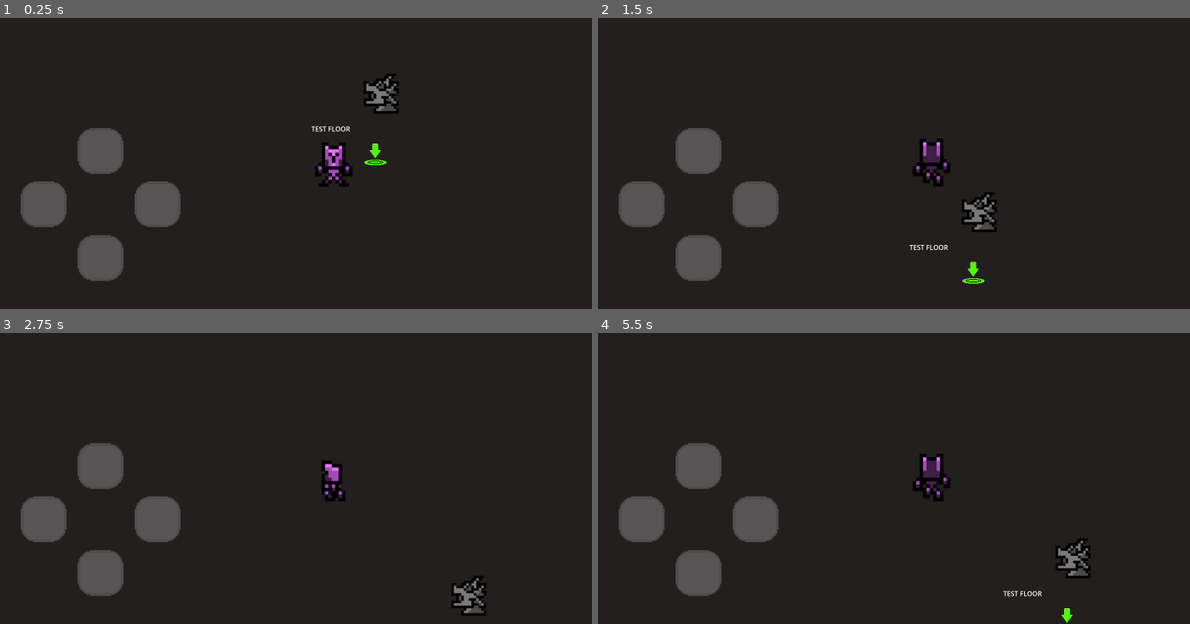
Above: before the commit, frames 1-4 (two rows, left to right).
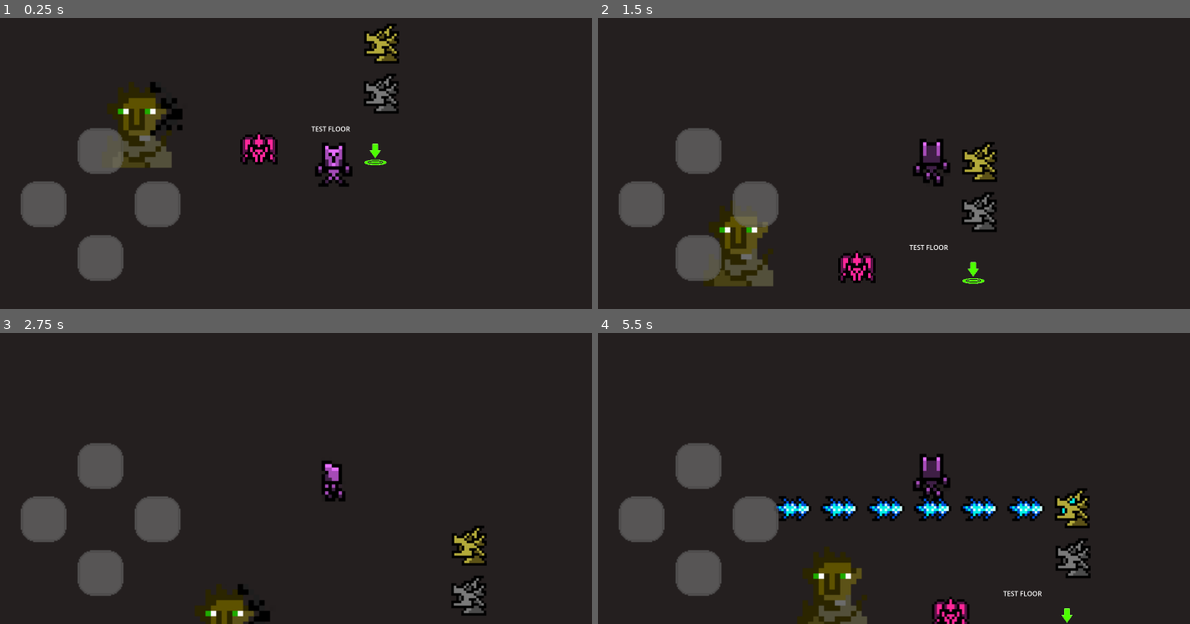
Above: after the commit, the same moments.

Repository: alain-cheng/MOBDEVE-MP
Game: Godot game, scene res://main.tscn
Two runs of this game, one before a commit and one after it. Both use one fixed random seed, a clock stepped at 60 frames per second and the inputs below.
Inputs:
- Up to frame 1 (0.25 s): no input
- Up to frame 2 (1.5 s): hold Up (ui_up) from 0.53 s (still down)
- Up to frame 3 (2.75 s): release Up (ui_up) at 2.03 s; hold Left (ui_left) from 2.03 s (still down)
- Up to frame 4 (5.5 s): release Left (ui_left) at 3.53 s; hold Down (ui_down) 3.53-4.28 s; hold Right (ui_right) 4.28-5.03 s; hold Up (ui_up) from 5.03 s (still down)

The runs differ from the first frame. In frame 1, 3.3% of the frame differs, in the area x 18-68%, y 2-52%; in frame 2, 3.0%; in frame 3, 1.6%; in frame 4, 5.0%, in the area x 30-84%, y 53-100%.

Commit message:
Added: Golden Dragon + Other Traps

Diff:
--- a/app/src/main/assets/floors/testFloor/testFloor.tscn
+++ b/app/src/main/assets/floors/testFloor/testFloor.tscn
@@ -1,9 +1,12 @@
-[gd_scene load_steps=5 format=3 uid="uid://bcsve4j4aqcdx"]
+[gd_scene load_steps=8 format=3 uid="uid://bcsve4j4aqcdx"]
 
 [ext_resource type="Script" path="res://floors/testFloor/testFloor.gd" id="1_nxxbc"]
 [ext_resource type="PackedScene" uid="uid://btymg45ij342p" path="res://player/Player.tscn" id="2_2g7rh"]
 [ext_resource type="PackedScene" uid="uid://owiom6kwwpmy" path="res://environment/interactive/end_point/End_Point.tscn" id="3_nxc6h"]
 [ext_resource type="PackedScene" uid="uid://42v35pmaar3w" path="res://traps/DragonGargoyle.tscn" id="4_nytpu"]
+[ext_resource type="PackedScene" uid="uid://u1ute5oe5d4n" path="res://traps/GoldenDragon.tscn" id="5_wny18"]
+[ext_resource type="PackedScene" uid="uid://b4avbltaqwlpm" path="res://traps/Kapre.tscn" id="6_bbujj"]
+[ext_resource type="PackedScene" uid="uid://df5kyj6v1bldp" path="res://traps/Manananggal.tscn" id="7_x32fs"]
 
 [node name="FloorTemplate" type="Node2D"]
 script = ExtResource("1_nxxbc")
@@ -25,3 +28,12 @@
 
 [node name="DragonGargoyle" parent="." instance=ExtResource("4_nytpu")]
 position = Vector2(730, 202)
+
+[node name="GoldenDragon" parent="." instance=ExtResource("5_wny18")]
+position = Vector2(708, 95)
+
+[node name="Kapre" parent="." instance=ExtResource("6_bbujj")]
+position = Vector2(163, 353)
+
+[node name="Manananggal" parent="." instance=ExtResource("7_x32fs")]
+position = Vector2(443, 333)
--- /dev/null
+++ b/app/src/main/assets/traps/GoldenDragon.gd
@@ -0,0 +1,38 @@
+extends CharacterBody2D
+
+@onready var animation = get_node("AnimatedSprite2D")
+@onready var timer = get_node("Timer")
+@onready var flame = $PlayerDetection/Flame
+var attack = false
+
+# Called when the node enters the scene tree for the first time.
+func _ready():
+	timer.set_wait_time(1)
+
+
+# Called every frame. 'delta' is the elapsed time since the previous frame.
+func _process(_delta):
+	if attack == true:
+		timer.start()
+		animation.play("attack")
+		flame.visible = not flame.visible
+	else:
+		animation.play("idle")
+		flame.visible = false
+
+
+func _on_player_detection_body_entered(body):
+	if body.name == "Player":
+		attack = true
+
+
+func _on_player_detection_body_exited(body):
+	if body.name == "Player":
+		attack = false
+
+
+func _on_timer_timeout():
+	pass # for now, since i couldnt figure out why the Timer node is not working
+	if attack == true:
+		animation.play("attack")
+		flame.visible = not flame.visible
--- /dev/null
+++ b/app/src/main/assets/traps/GoldenDragon.tscn
@@ -0,0 +1,101 @@
+[gd_scene load_steps=10 format=3 uid="uid://u1ute5oe5d4n"]
+
+[ext_resource type="Texture2D" uid="uid://30tyyfpif5w8" path="res://sprites/traps/GoldenDragon/GoldenDragon.png" id="1_7bbq8"]
+[ext_resource type="Script" path="res://traps/GoldenDragon.gd" id="1_xygku"]
+
+[sub_resource type="RectangleShape2D" id="RectangleShape2D_wlh1d"]
+size = Vector2(100, 20)
+
+[sub_resource type="AtlasTexture" id="AtlasTexture_rcufh"]
+atlas = ExtResource("1_7bbq8")
+region = Rect2(117, 0, 117, 111)
+
+[sub_resource type="AtlasTexture" id="AtlasTexture_fqnrd"]
+atlas = ExtResource("1_7bbq8")
+region = Rect2(0, 0, 117, 111)
+
+[sub_resource type="SpriteFrames" id="SpriteFrames_orwlu"]
+animations = [{
+"frames": [{
+"duration": 1.0,
+"texture": SubResource("AtlasTexture_rcufh")
+}],
+"loop": true,
+"name": &"attack",
+"speed": 5.0
+}, {
+"frames": [{
+"duration": 1.0,
+"texture": SubResource("AtlasTexture_fqnrd")
+}],
+"loop": true,
+"name": &"idle",
+"speed": 5.0
+}]
+
+[sub_resource type="RectangleShape2D" id="RectangleShape2D_bdsrq"]
+size = Vector2(672, 65)
+
+[sub_resource type="AtlasTexture" id="AtlasTexture_ehnth"]
+atlas = ExtResource("1_7bbq8")
+region = Rect2(234, 0, 117, 111)
+
+[sub_resource type="SpriteFrames" id="SpriteFrames_knucf"]
+animations = [{
+"frames": [{
+"duration": 1.0,
+"texture": SubResource("AtlasTexture_ehnth")
+}],
+"loop": true,
+"name": &"default",
+"speed": 5.0
+}]
+
+[node name="GoldenDragon" type="CharacterBody2D"]
+script = ExtResource("1_xygku")
+
+[node name="CollisionShape2D" type="CollisionShape2D" parent="."]
+position = Vector2(31, 26)
+shape = SubResource("RectangleShape2D_wlh1d")
+
+[node name="AnimatedSprite2D" type="AnimatedSprite2D" parent="."]
+position = Vector2(25, -19)
+sprite_frames = SubResource("SpriteFrames_orwlu")
+animation = &"attack"
+
+[node name="PlayerDetection" type="Area2D" parent="."]
+
+[node name="CollisionShape2D" type="CollisionShape2D" parent="PlayerDetection"]
+position = Vector2(-360, -16.5)
+shape = SubResource("RectangleShape2D_bdsrq")
+
+[node name="Flame" type="AnimatedSprite2D" parent="PlayerDetection"]
+visible = false
+position = Vector2(-80, -24)
+sprite_frames = SubResource("SpriteFrames_knucf")
+
+[node name="Flame" type="AnimatedSprite2D" parent="PlayerDetection/Flame"]
+position = Vector2(-112, 0)
+sprite_frames = SubResource("SpriteFrames_knucf")
+
+[node name="Flame" type="AnimatedSprite2D" parent="PlayerDetection/Flame/Flame"]
+position = Vector2(-112, 0)
+sprite_frames = SubResource("SpriteFrames_knucf")
+
+[node name="Flame" type="AnimatedSprite2D" parent="PlayerDetection/Flame/Flame/Flame"]
+position = Vector2(-112, 0)
+sprite_frames = SubResource("SpriteFrames_knucf")
+
+[node name="Flame" type="AnimatedSprite2D" parent="PlayerDetection/Flame/Flame/Flame/Flame"]
+position = Vector2(-112, 0)
+sprite_frames = SubResource("SpriteFrames_knucf")
+
+[node name="Flame" type="AnimatedSprite2D" parent="PlayerDetection/Flame/Flame/Flame/Flame/Flame"]
+position = Vector2(-112, 0)
+sprite_frames = SubResource("SpriteFrames_knucf")
+
+[node name="Timer" type="Timer" parent="."]
+
+[connection signal="body_entered" from="PlayerDetection" to="." method="_on_player_detection_body_entered"]
+[connection signal="body_exited" from="PlayerDetection" to="." method="_on_player_detection_body_exited"]
+[connection signal="timeout" from="Timer" to="." method="_on_timer_timeout"]
--- /dev/null
+++ b/app/src/main/assets/traps/Kapre.gd
@@ -0,0 +1,20 @@
+extends CharacterBody2D
+
+@onready var animation = get_node("AnimatedSprite2D")
+
+# Called when the node enters the scene tree for the first time.
+func _ready():
+	pass
+
+
+# Called every frame. 'delta' is the elapsed time since the previous frame.
+func _process(_delta):
+	animation.play("idle")
+
+
+func _on_death_zone_body_entered(body):
+	print("Player in Kapre Death Zone")
+
+
+func _on_death_zone_body_exited(body):
+	print("Player exited Kapre Death Zone")
--- /dev/null
+++ b/app/src/main/assets/traps/Kapre.tscn
@@ -0,0 +1,80 @@
+[gd_scene load_steps=12 format=3 uid="uid://b4avbltaqwlpm"]
+
+[ext_resource type="Script" path="res://traps/Kapre.gd" id="1_hjh5v"]
+[ext_resource type="Texture2D" uid="uid://bejixiew340rh" path="res://sprites/traps/Kapre/Kapre.png" id="1_mtsfy"]
+
+[sub_resource type="RectangleShape2D" id="RectangleShape2D_xyyie"]
+size = Vector2(181, 48)
+
+[sub_resource type="AtlasTexture" id="AtlasTexture_jrnrn"]
+atlas = ExtResource("1_mtsfy")
+region = Rect2(7, 0, 117, 114)
+
+[sub_resource type="AtlasTexture" id="AtlasTexture_u7xdx"]
+atlas = ExtResource("1_mtsfy")
+region = Rect2(119, 0, 119, 114)
+
+[sub_resource type="AtlasTexture" id="AtlasTexture_v2fvs"]
+atlas = ExtResource("1_mtsfy")
+region = Rect2(238, 0, 119, 114)
+
+[sub_resource type="AtlasTexture" id="AtlasTexture_e4ohs"]
+atlas = ExtResource("1_mtsfy")
+region = Rect2(351, 0, 117, 114)
+
+[sub_resource type="SpriteFrames" id="SpriteFrames_wn6wj"]
+animations = [{
+"frames": [{
+"duration": 1.0,
+"texture": SubResource("AtlasTexture_jrnrn")
+}, {
+"duration": 1.0,
+"texture": SubResource("AtlasTexture_u7xdx")
+}, {
+"duration": 1.0,
+"texture": SubResource("AtlasTexture_v2fvs")
+}, {
+"duration": 1.0,
+"texture": SubResource("AtlasTexture_e4ohs")
+}],
+"loop": true,
+"name": &"idle",
+"speed": 5.0
+}]
+
+[sub_resource type="CircleShape2D" id="CircleShape2D_cwmce"]
+radius = 82.0549
+
+[sub_resource type="Gradient" id="Gradient_hpp4s"]
+
+[sub_resource type="GradientTexture2D" id="GradientTexture2D_q8uhg"]
+gradient = SubResource("Gradient_hpp4s")
+fill_to = Vector2(0, 1)
+
+[node name="Kapre" type="CharacterBody2D"]
+script = ExtResource("1_hjh5v")
+
+[node name="CollisionShape2D" type="CollisionShape2D" parent="."]
+position = Vector2(-2.5, 4)
+shape = SubResource("RectangleShape2D_xyyie")
+
+[node name="AnimatedSprite2D" type="AnimatedSprite2D" parent="."]
+position = Vector2(-1.52588e-05, -69)
+scale = Vector2(2.14912, 2.14912)
+sprite_frames = SubResource("SpriteFrames_wn6wj")
+animation = &"idle"
+frame = 1
+frame_progress = 0.176001
+
+[node name="DeathZone" type="Area2D" parent="."]
+
+[node name="CollisionShape2D" type="CollisionShape2D" parent="DeathZone"]
+position = Vector2(2, 119)
+shape = SubResource("CircleShape2D_cwmce")
+
+[node name="Sprite2D" type="Sprite2D" parent="DeathZone/CollisionShape2D"]
+visible = false
+texture = SubResource("GradientTexture2D_q8uhg")
+
+[connection signal="body_entered" from="DeathZone" to="." method="_on_death_zone_body_entered"]
+[connection signal="body_exited" from="DeathZone" to="." method="_on_death_zone_body_exited"]
--- /dev/null
+++ b/app/src/main/assets/traps/Manananggal.gd
@@ -0,0 +1,29 @@
+extends CharacterBody2D
+
+@onready var animation = get_node("AnimatedSprite2D")
+@onready var tongue = $PlayerDetection/CollisionShape2D/Tongue
+var attack = false
+
+# Called when the node enters the scene tree for the first time.
+func _ready():
+	pass # Replace with function body.
+
+
+# Called every frame. 'delta' is the elapsed time since the previous frame.
+func _process(_delta):
+	if attack == true:
+		animation.play("attack")
+		tongue.visible = not tongue.visible
+	else:
+		animation.play("idle")
+		tongue.visible = false
+
+
+func _on_player_detection_body_entered(body):
+	if body.name == "Player":
+		attack = true
+
+
+func _on_player_detection_body_exited(body):
+	if body.name == "Player":
+		attack = false
--- /dev/null
+++ b/app/src/main/assets/traps/Manananggal.tscn
@@ -0,0 +1,76 @@
+[gd_scene load_steps=10 format=3 uid="uid://df5kyj6v1bldp"]
+
+[ext_resource type="Texture2D" uid="uid://0kkmwjqnufl" path="res://sprites/traps/Manananggal/Manananggal.png" id="1_6r7v0"]
+[ext_resource type="Script" path="res://traps/Manananggal.gd" id="1_yqhbq"]
+
+[sub_resource type="RectangleShape2D" id="RectangleShape2D_gvh46"]
+size = Vector2(101, 48)
+
+[sub_resource type="AtlasTexture" id="AtlasTexture_lli10"]
+atlas = ExtResource("1_6r7v0")
+region = Rect2(98, 0, 98, 131)
+
+[sub_resource type="AtlasTexture" id="AtlasTexture_2xcno"]
+atlas = ExtResource("1_6r7v0")
+region = Rect2(208, 0, 104, 131)
+
+[sub_resource type="SpriteFrames" id="SpriteFrames_t58kb"]
+animations = [{
+"frames": [{
+"duration": 1.0,
+"texture": SubResource("AtlasTexture_lli10")
+}],
+"loop": true,
+"name": &"attack",
+"speed": 5.0
+}, {
+"frames": [{
+"duration": 1.0,
+"texture": SubResource("AtlasTexture_2xcno")
+}],
+"loop": true,
+"name": &"idle",
+"speed": 5.0
+}]
+
+[sub_resource type="RectangleShape2D" id="RectangleShape2D_q7qv4"]
+size = Vector2(20, 95)
+
+[sub_resource type="AtlasTexture" id="AtlasTexture_yv62h"]
+atlas = ExtResource("1_6r7v0")
+region = Rect2(0, 0, 62, 131)
+
+[sub_resource type="SpriteFrames" id="SpriteFrames_urldo"]
+animations = [{
+"frames": [{
+"duration": 1.0,
+"texture": SubResource("AtlasTexture_yv62h")
+}],
+"loop": true,
+"name": &"default",
+"speed": 5.0
+}]
+
+[node name="Manananggal" type="CharacterBody2D"]
+script = ExtResource("1_yqhbq")
+
+[node name="CollisionShape2D" type="CollisionShape2D" parent="."]
+position = Vector2(-2.5, 24)
+shape = SubResource("RectangleShape2D_gvh46")
+
+[node name="AnimatedSprite2D" type="AnimatedSprite2D" parent="."]
+sprite_frames = SubResource("SpriteFrames_t58kb")
+animation = &"attack"
+
+[node name="PlayerDetection" type="Area2D" parent="."]
+
+[node name="CollisionShape2D" type="CollisionShape2D" parent="PlayerDetection"]
+position = Vector2(-2, 93)
+shape = SubResource("RectangleShape2D_q7qv4")
+
+[node name="Tongue" type="AnimatedSprite2D" parent="PlayerDetection/CollisionShape2D"]
+position = Vector2(0, 2.5)
+sprite_frames = SubResource("SpriteFrames_urldo")
+
+[connection signal="body_entered" from="PlayerDetection" to="." method="_on_player_detection_body_entered"]
+[connection signal="body_exited" from="PlayerDetection" to="." method="_on_player_detection_body_exited"]
Binary file added: app/src/main/assets/sprites/traps/GoldenDragon/GoldenDragon.png
Not shown, added: app/src/main/assets/sprites/traps/GoldenDragon/GoldenDragon.png.import
Binary file added: app/src/main/assets/sprites/traps/Kapre/Kapre.png
Not shown, added: app/src/main/assets/sprites/traps/Kapre/Kapre.png.import
Binary file added: app/src/main/assets/sprites/traps/Manananggal/Manananggal.png
Not shown, added: app/src/main/assets/sprites/traps/Manananggal/Manananggal.png.import
Not shown, changed: app/src/main/assets/Taboo(Embed).pck
